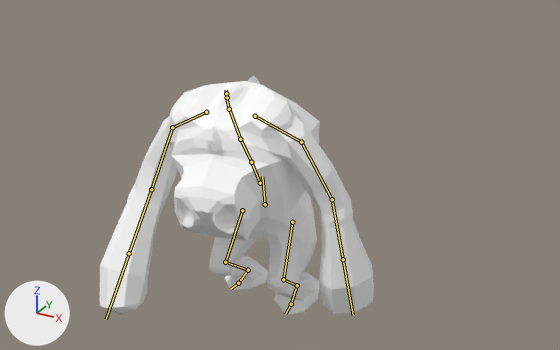
Before and after pictures for a commit that changed the FBX model Assets/Models/Enemic/Enemic.fbx.
The view is the same before and after, from a 50 mm camera at (10.81, -18.56, 13.58) aimed at (0.97, -0.66, 4.63). Arrows for +X, +Y and +Z are at lower left; the lights stay in place. The older version comes first. Both versions are drawn at frame 2 of the action 'mixamo.com'; the numbers are the values there. The bones that change, and the others that lie on the model, are drawn over the model as lines.
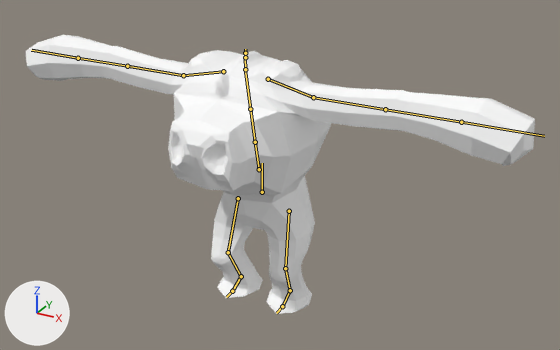
The change, as a list of edits to the scene's bpy script:
```text
Change bone_mixamorig_hips:
    where bone_mixamorig_hips = bpy.data.objects['Armature'].pose.bones['mixamorig:Hips']
    bone_mixamorig_hips.location: (10.0, 225.0, 97.0) -> (0.0, 264.0, 97.0)
    bone_mixamorig_hips.rotation_quaternion: (0.999, 0.038, -0.01, 0.017) -> (1.0, 0.0, 0.0, 0.0)  # degrees (4, -1, 2) -> degrees (0, 0, 0)
Change bone_mixamorig_spine:
    where bone_mixamorig_spine = bpy.data.objects['Armature'].pose.bones['mixamorig:Spine']  # child of 'mixamorig:Hips'
    bone_mixamorig_spine.rotation_quaternion: (0.995, 0.102, 0.017, -0.007) -> (1.0, 0.0, 0.0, 0.0)  # degrees (12, 2, -1) -> degrees (0, 0, 0)
Change bone_mixamorig_spine1:
    where bone_mixamorig_spine1 = bpy.data.objects['Armature'].pose.bones['mixamorig:Spine1']  # child of 'mixamorig:Spine'
    bone_mixamorig_spine1.rotation_quaternion: (0.998, 0.054, 0.029, -0.017) -> (1.0, 0.0, 0.0, 0.0)  # degrees (6, 3, -2) -> degrees (0, 0, 0)
Change bone_mixamorig_spine2:
    where bone_mixamorig_spine2 = bpy.data.objects['Armature'].pose.bones['mixamorig:Spine2']  # child of 'mixamorig:Spine1'
    bone_mixamorig_spine2.rotation_quaternion: (0.999, -0.033, 0.03, -0.014) -> (1.0, 0.0, 0.0, 0.0)  # degrees (-4, 3, -2) -> degrees (0, 0, 0)
Change bone_mixamorig_leftshoulder:
    where bone_mixamorig_leftshoulder = bpy.data.objects['Armature'].pose.bones['mixamorig:LeftShoulder']  # child of 'mixamorig:Spine2'
    bone_mixamorig_leftshoulder.rotation_quaternion: (0.992, 0.092, 0.019, 0.082) -> (1.0, -0.002, 0.0, 0.0)  # degrees (11, 1, 10) -> degrees (0, 0, 0)
Change bone_mixamorig_leftarm:
    where bone_mixamorig_leftarm = bpy.data.objects['Armature'].pose.bones['mixamorig:LeftArm']  # child of 'mixamorig:LeftShoulder'
    bone_mixamorig_leftarm.rotation_quaternion: (0.871, 0.482, 0.027, 0.093) -> (1.0, 0.001, 0.0, -0.013)  # degrees (58, -2, 11) -> degrees (0, 0, -2)
Change bone_mixamorig_leftforearm:
    where bone_mixamorig_leftforearm = bpy.data.objects['Armature'].pose.bones['mixamorig:LeftForeArm']  # child of 'mixamorig:LeftArm'
    bone_mixamorig_leftforearm.rotation_quaternion: (0.923, -0.018, 0.357, 0.143) -> (1.0, -0.016, 0.0, 0.007)  # degrees (5, 42, 20) -> degrees (-2, 0, 1)
Change bone_mixamorig_rightshoulder:
    where bone_mixamorig_rightshoulder = bpy.data.objects['Armature'].pose.bones['mixamorig:RightShoulder']  # child of 'mixamorig:Spine2'
    bone_mixamorig_rightshoulder.rotation_quaternion: (0.987, 0.146, -0.063, -0.022) -> (1.0, -0.002, 0.0, 0.0)  # degrees (17, -7, -4) -> degrees (0, 0, 0)
Change bone_mixamorig_rightarm:
    where bone_mixamorig_rightarm = bpy.data.objects['Armature'].pose.bones['mixamorig:RightArm']  # child of 'mixamorig:RightShoulder'
    bone_mixamorig_rightarm.rotation_quaternion: (0.878, 0.35, 0.183, -0.271) -> (1.0, 0.002, 0.0, 0.017)  # degrees (37, 31, -24) -> degrees (0, 0, 2)
Change bone_mixamorig_rightforearm:
    where bone_mixamorig_rightforearm = bpy.data.objects['Armature'].pose.bones['mixamorig:RightForeArm']  # child of 'mixamorig:RightArm'
    bone_mixamorig_rightforearm.rotation_quaternion: (0.944, -0.055, -0.214, -0.245) -> (1.0, -0.017, 0.0, -0.012)  # degrees (0, -26, -29) -> degrees (-2, 0, -1)
Change bone_mixamorig_leftupleg:
    where bone_mixamorig_leftupleg = bpy.data.objects['Armature'].pose.bones['mixamorig:LeftUpLeg']  # child of 'mixamorig:Hips'
    bone_mixamorig_leftupleg.rotation_quaternion: (0.964, 0.256, -0.067, 0.0) -> (0.998, -0.021, -0.014, -0.052)  # degrees (30, -7, -2) -> degrees (-2, -2, -6)
Change bone_mixamorig_leftleg:
    where bone_mixamorig_leftleg = bpy.data.objects['Armature'].pose.bones['mixamorig:LeftLeg']  # child of 'mixamorig:LeftUpLeg'
    bone_mixamorig_leftleg.rotation_quaternion: (0.876, -0.475, 0.028, 0.083) -> (1.0, -0.017, 0.002, 0.002)  # degrees (-56, 7, 7) -> degrees (-2, 0, 0)
Change bone_mixamorig_leftfoot:
    where bone_mixamorig_leftfoot = bpy.data.objects['Armature'].pose.bones['mixamorig:LeftFoot']  # child of 'mixamorig:LeftLeg'
    bone_mixamorig_leftfoot.rotation_quaternion: (0.999, 0.043, -0.014, 0.008) -> (0.998, 0.037, 0.05, 0.028)  # degrees (5, -2, 1) -> degrees (4, 6, 3)
Change bone_mixamorig_rightupleg:
    where bone_mixamorig_rightupleg = bpy.data.objects['Armature'].pose.bones['mixamorig:RightUpLeg']  # child of 'mixamorig:Hips'
    bone_mixamorig_rightupleg.rotation_quaternion: (0.998, 0.045, 0.048, -0.015) -> (0.998, -0.023, 0.014, 0.052)  # degrees (5, 6, -2) -> degrees (-3, 2, 6)
Change bone_mixamorig_rightleg:
    where bone_mixamorig_rightleg = bpy.data.objects['Armature'].pose.bones['mixamorig:RightLeg']  # child of 'mixamorig:RightUpLeg'
    bone_mixamorig_rightleg.rotation_quaternion: (0.954, -0.294, -0.062, -0.019) -> (1.0, -0.017, -0.002, -0.002)  # degrees (-34, -7, 0) -> degrees (-2, 0, 0)
Change bone_mixamorig_rightfoot:
    where bone_mixamorig_rightfoot = bpy.data.objects['Armature'].pose.bones['mixamorig:RightFoot']  # child of 'mixamorig:RightLeg'
    bone_mixamorig_rightfoot.rotation_quaternion: (0.942, 0.324, -0.066, -0.057) -> (0.998, 0.039, -0.05, -0.029)  # degrees (38, -5, -9) -> degrees (5, -6, -4)
Change bone_mixamorig_righttoebase:
    where bone_mixamorig_righttoebase = bpy.data.objects['Armature'].pose.bones['mixamorig:RightToeBase']  # child of 'mixamorig:RightFoot'
    bone_mixamorig_righttoebase.rotation_quaternion: (0.992, -0.116, 0.003, -0.056) -> (1.0, 0.0, 0.0, 0.0)  # degrees (-13, 0, -6) -> degrees (0, 0, 0)
```

Pixel boxes (x1, y1, x2, y2) of what changed, in the pictures (560 x 350 px):
'pCube1', posed (85% wider, 17% taller)
    before: (100, 76, 374, 315)
    after: (26, 35, 535, 314)
bone 'mixamorig:Hips', root to tip
    before: (265, 204) to (262, 176)
    after: (262, 192) to (262, 163)
bone 'mixamorig:Spine', root to tip
    before: (260, 183) to (251, 162)
    after: (259, 169) to (255, 142)
bone 'mixamorig:Spine1', root to tip
    before: (251, 162) to (240, 139)
    after: (255, 142) to (250, 109)
bone 'mixamorig:Spine2', root to tip
    before: (240, 139) to (229, 108)
    after: (250, 109) to (245, 68)
bone 'mixamorig:LeftShoulder', root to tip
    before: (255, 116) to (301, 142)
    after: (268, 79) to (313, 97)
bone 'mixamorig:LeftArm', root to tip
    before: (301, 142) to (332, 199)
    after: (313, 97) to (385, 109)
bone 'mixamorig:LeftForeArm', root to tip
    before: (332, 199) to (343, 259)
    after: (385, 109) to (461, 122)
bone 'mixamorig:RightShoulder', root to tip
    before: (206, 112) to (172, 127)
    after: (223, 71) to (183, 75)
bone 'mixamorig:RightArm', root to tip
    before: (172, 127) to (151, 189)
    after: (183, 75) to (127, 66)
bone 'mixamorig:RightForeArm', root to tip
    before: (151, 189) to (129, 253)
    after: (127, 66) to (78, 58)
bone 'mixamorig:LeftUpLeg', root to tip
    before: (292, 222) to (283, 279)
    after: (289, 211) to (285, 268)
bone 'mixamorig:LeftLeg', root to tip
    before: (283, 279) to (297, 285)
    after: (285, 268) to (290, 290)
bone 'mixamorig:LeftFoot', root to tip
    before: (297, 285) to (291, 304)
    after: (290, 290) to (282, 306)
bone 'mixamorig:RightUpLeg', root to tip
    before: (242, 210) to (225, 262)
    after: (238, 198) to (228, 252)
bone 'mixamorig:RightLeg', root to tip
    before: (225, 262) to (248, 270)
    after: (228, 252) to (241, 276)
bone 'mixamorig:RightFoot', root to tip
    before: (248, 270) to (238, 283)
    after: (241, 276) to (232, 291)
bone 'mixamorig:RightToeBase', root to tip
    before: (238, 283) to (230, 289)
    after: (232, 291) to (226, 297)
